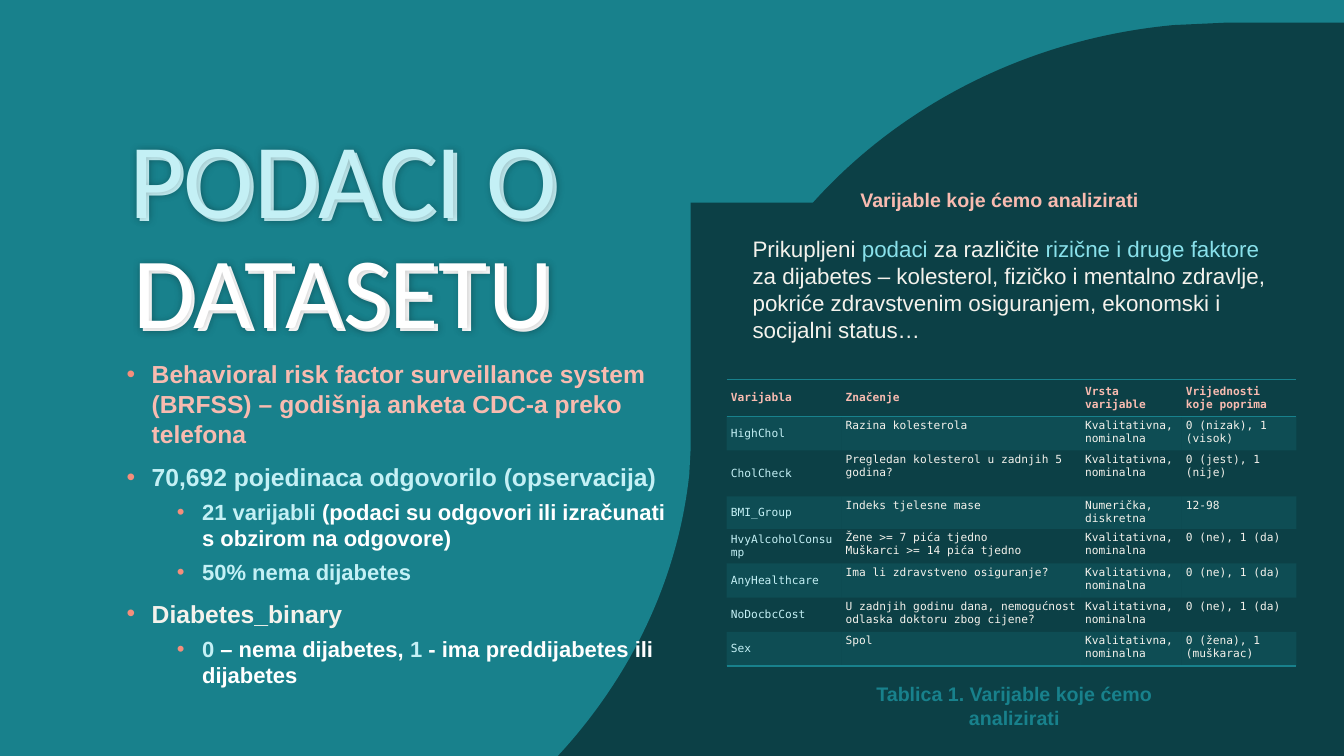
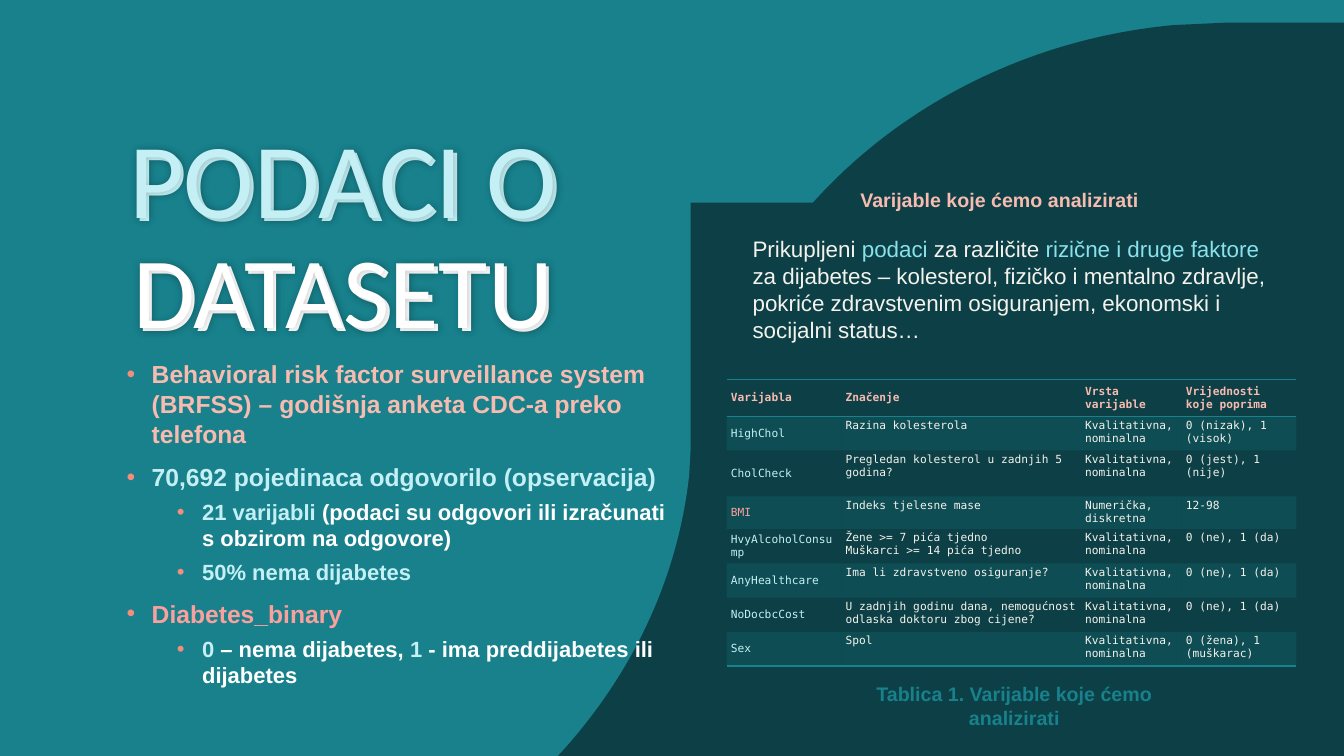
Before and after one commit to jfletcher20/diabetes-health-indicators-analysis, a slide deck: slide 3 of documentation/powerpoint/analysis-documentation.pptx. Drawn at 1344x756 pixels with LibreOffice and Linux fonts; fonts in the diff are those of the drawing. Boxes give left, top, right and bottom in pixels: in the first picture for what was removed or moved away, otherwise in the second. Text is boxed around its words. In the diff, an @@ line names an element or a change of style, - is before the commit and + after.

```diff
--- a/documentation/powerpoint/analysis-documentation.pptx
+++ b/documentation/powerpoint/analysis-documentation.pptx
@@ table at [727,380,1298,666] @@
-row 4, column 1: BMI_Group
+row 4, column 1: BMI
@@ text at [152,605,342,628]: text colour #F4F2EC to #FAA19D in "Diabetes_binary" @@
```
Also in this commit, not shown: 3 other slides changed, 2 slides removed, 1 other file.
